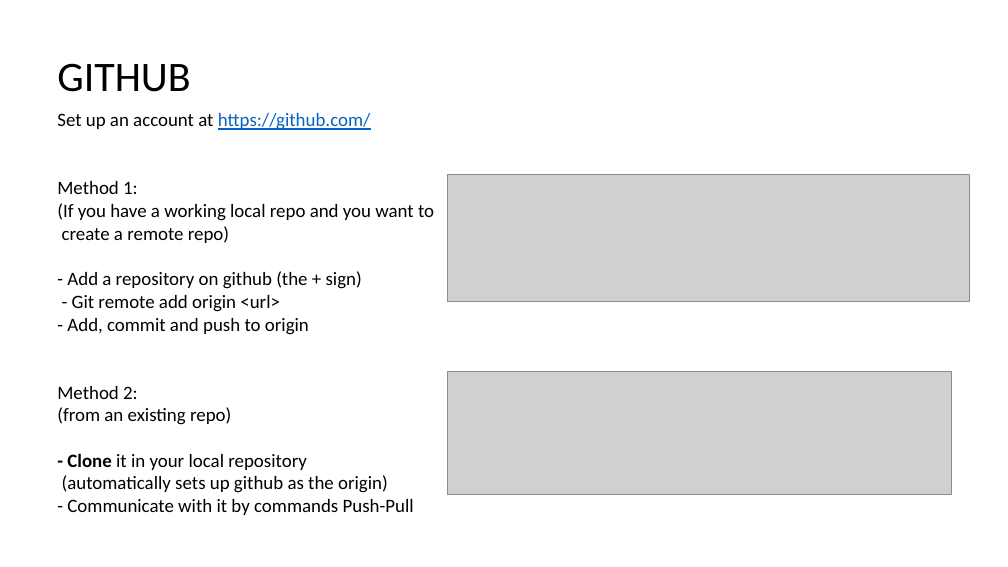
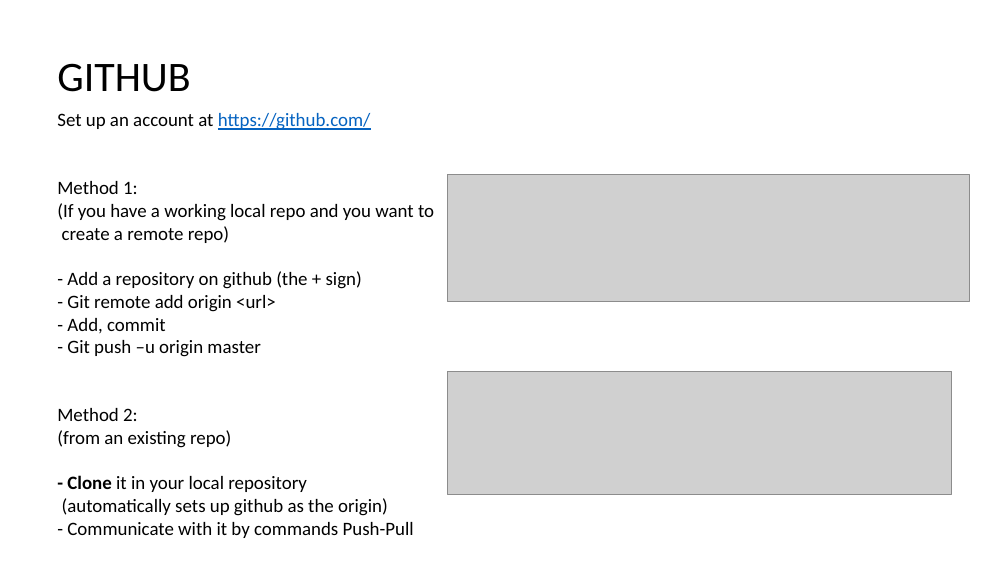
Before and after one commit to jwrauch/git-group-meeting-presentation, a slide deck: slide 28 of learn-to-git.pptx. Drawn at 1008x567 pixels with LibreOffice and Linux fonts; fonts in the diff are those of the drawing; grey boxes stand for pictures. Boxes give left, top, right and bottom in pixels: in the first picture for what was removed or moved away, otherwise in the second. Text is boxed around its words. In the diff, an @@ line names an element or a change of style, - is before the commit and + after.

Commit message:
makes a slight change in the github slide

```diff
--- a/learn-to-git.pptx
+++ b/learn-to-git.pptx
@@ text at bbox=[67, 318, 260, 357]: text changed @@
-- Add, commit and push to origin
+- Add, commit
+- Git push –u origin master
```
